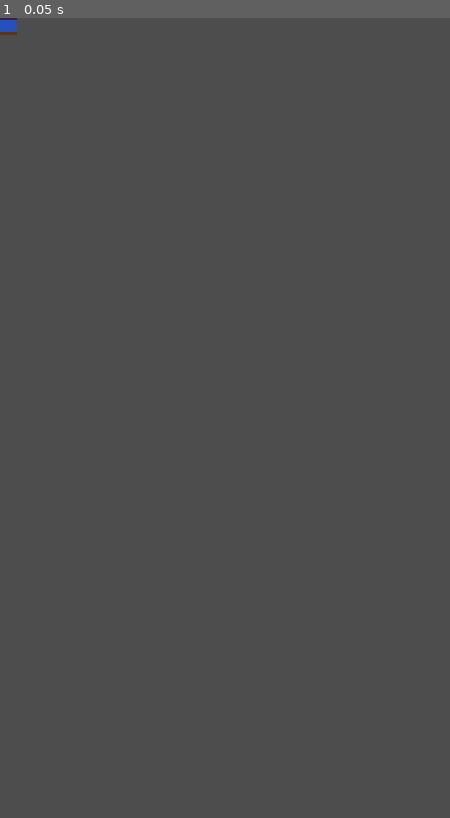
Above: before the commit, frame 1.
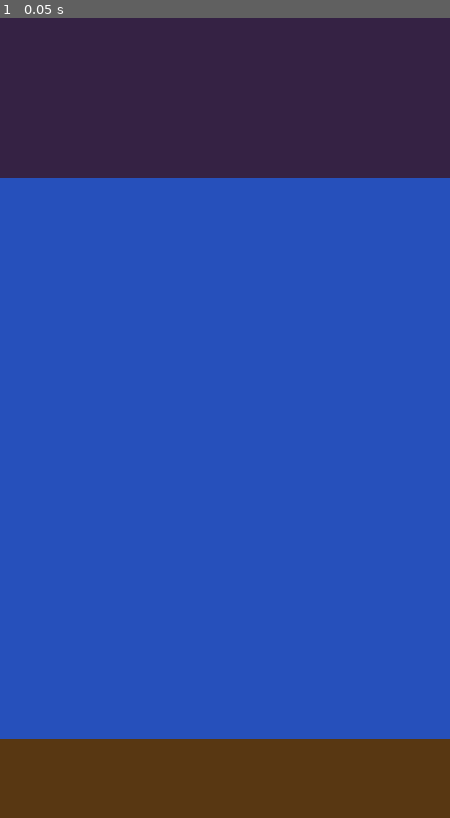
Above: after the commit, the same moment.

Repository: GRCosta/Tactical-Breaker
Game: Godot game, scene res://Scenes/main.tscn
Same seed, same stepped clock (60 frames per second), same inputs: the game is played once before the commit and once after it. Before the commit the project has no main scene; this scene is started directly in both runs.
Inputs:
- Up to frame 1 (0.05 s): no input

The runs differ from the first frame. In frame 1, 100% of the frame differs, in the area x 0-100%, y 0-100%.

Commit message:
Fixed the resolution and size of playable area. Adjusted the collisions for walls in the Game Area

Diff:
--- a/tactical-breaker/Scenes/block.tscn
+++ b/tactical-breaker/Scenes/block.tscn
@@ -8,8 +8,10 @@
 [node name="Block" type="StaticBody2D" unique_id=1374218057]
 script = ExtResource("1_8o1l4")
 
-[node name="Sprite2D" type="Sprite2D" parent="." unique_id=1355196909]
-texture = ExtResource("2_c2iur")
-
 [node name="CollisionShape2D" type="CollisionShape2D" parent="." unique_id=440890437]
 shape = SubResource("RectangleShape2D_i67tl")
+
+[node name="Sprite2D" type="Sprite2D" parent="CollisionShape2D" unique_id=1355196909]
+position = Vector2(-1.9073486e-06, -1.9073486e-06)
+scale = Vector2(0.15625003, 0.15625003)
+texture = ExtResource("2_c2iur")
--- a/tactical-breaker/Scenes/main.tscn
+++ b/tactical-breaker/Scenes/main.tscn
@@ -1,6 +1,21 @@
 [gd_scene format=3 uid="uid://xervlbfjop7p"]
 
 [ext_resource type="Script" uid="uid://bkj4cfvwbtu1m" path="res://Scripts/Main.gd" id="1_jjgbg"]
+
+[sub_resource type="RectangleShape2D" id="RectangleShape2D_jjgbg"]
+size = Vector2(1080, 4)
+
+[sub_resource type="SegmentShape2D" id="SegmentShape2D_jjgbg"]
+a = Vector2(-6.1035156e-05, -54000000)
+b = Vector2(6.1035156e-05, 54000000)
+
+[sub_resource type="SegmentShape2D" id="SegmentShape2D_bo1nx"]
+a = Vector2(0, 1344)
+b = Vector2(0, 0)
+
+[sub_resource type="SegmentShape2D" id="SegmentShape2D_8gbba"]
+a = Vector2(0, 537.6)
+b = Vector2(0, 0)
 
 [sub_resource type="Gradient" id="Gradient_7u77a"]
 offsets = PackedFloat32Array(0.028409092, 0.73295456)
@@ -25,9 +40,12 @@
 grow_vertical = 2
 
 [node name="VBoxContainer" type="VBoxContainer" parent="UILayer/UIManager" unique_id=437980364]
-layout_mode = 0
-offset_right = 40.0
-offset_bottom = 40.0
+layout_mode = 1
+anchors_preset = 15
+anchor_right = 1.0
+anchor_bottom = 1.0
+grow_horizontal = 2
+grow_vertical = 2
 theme_override_constants/separation = 0
 
 [node name="Header" type="ColorRect" parent="UILayer/UIManager/VBoxContainer" unique_id=936101493]
@@ -42,10 +60,35 @@
 size_flags_stretch_ratio = 7.0
 color = Color(0.1505194, 0.31492436, 0.73261213, 1)
 
-[node name="Marker2D_topleft" type="Marker2D" parent="UILayer/UIManager/VBoxContainer/ArenaSpace" unique_id=185609486]
+[node name="Deadzone" type="Area2D" parent="UILayer/UIManager/VBoxContainer/ArenaSpace" unique_id=1377370845]
+position = Vector2(540, 1344)
 
-[node name="Marker2D_bottomright" type="Marker2D" parent="UILayer/UIManager/VBoxContainer/ArenaSpace" unique_id=861817890]
-position = Vector2(40, 28)
+[node name="CollisionShape2D" type="CollisionShape2D" parent="UILayer/UIManager/VBoxContainer/ArenaSpace/Deadzone" unique_id=62387713]
+position = Vector2(0, -2)
+shape = SubResource("RectangleShape2D_jjgbg")
+
+[node name="Walls" type="Node2D" parent="UILayer/UIManager/VBoxContainer/ArenaSpace" unique_id=1180003538]
+
+[node name="TopWall" type="StaticBody2D" parent="UILayer/UIManager/VBoxContainer/ArenaSpace/Walls" unique_id=264805473]
+position = Vector2(540, 0)
+
+[node name="TopWallCollisionShape2D" type="CollisionShape2D" parent="UILayer/UIManager/VBoxContainer/ArenaSpace/Walls/TopWall" unique_id=370819904]
+rotation = 1.5707964
+scale = Vector2(0.5, 1e-05)
+shape = SubResource("SegmentShape2D_jjgbg")
+
+[node name="LeftWall" type="StaticBody2D" parent="UILayer/UIManager/VBoxContainer/ArenaSpace/Walls" unique_id=2017684342]
+
+[node name="LeftWallCollisionShape2D" type="CollisionShape2D" parent="UILayer/UIManager/VBoxContainer/ArenaSpace/Walls/LeftWall" unique_id=1977304853]
+scale = Vector2(0.5, 1)
+shape = SubResource("SegmentShape2D_bo1nx")
+
+[node name="RightWall" type="StaticBody2D" parent="UILayer/UIManager/VBoxContainer/ArenaSpace/Walls" unique_id=19556754]
+position = Vector2(1080, 0)
+
+[node name="RightWallCollisionShape2D" type="CollisionShape2D" parent="UILayer/UIManager/VBoxContainer/ArenaSpace/Walls/RightWall" unique_id=1522434407]
+scale = Vector2(0.5, 2.5)
+shape = SubResource("SegmentShape2D_8gbba")
 
 [node name="Footer" type="ColorRect" parent="UILayer/UIManager/VBoxContainer" unique_id=1247243359]
 layout_mode = 2
--- a/tactical-breaker/project.godot
+++ b/tactical-breaker/project.godot
@@ -11,6 +11,7 @@
 [application]
 
 config/name="TacticalBreaker"
+run/main_scene="uid://xervlbfjop7p"
 config/features=PackedStringArray("4.6", "Mobile")
 config/icon="res://icon.svg"
 
